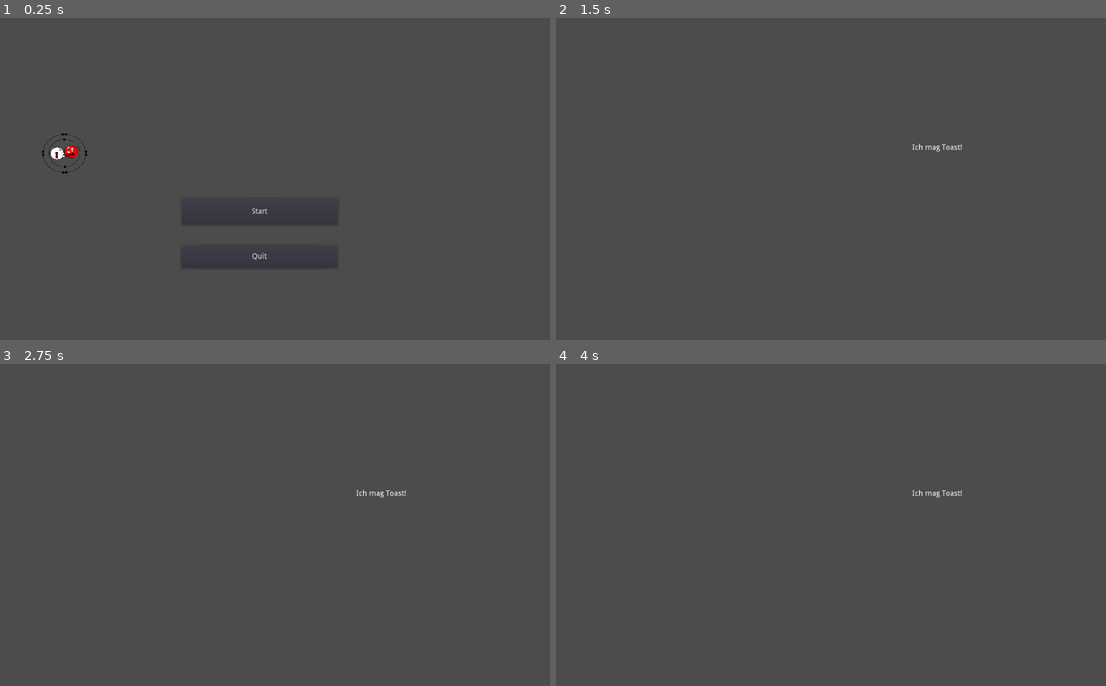
Above: before the commit, frames 1-4 (two rows, left to right).
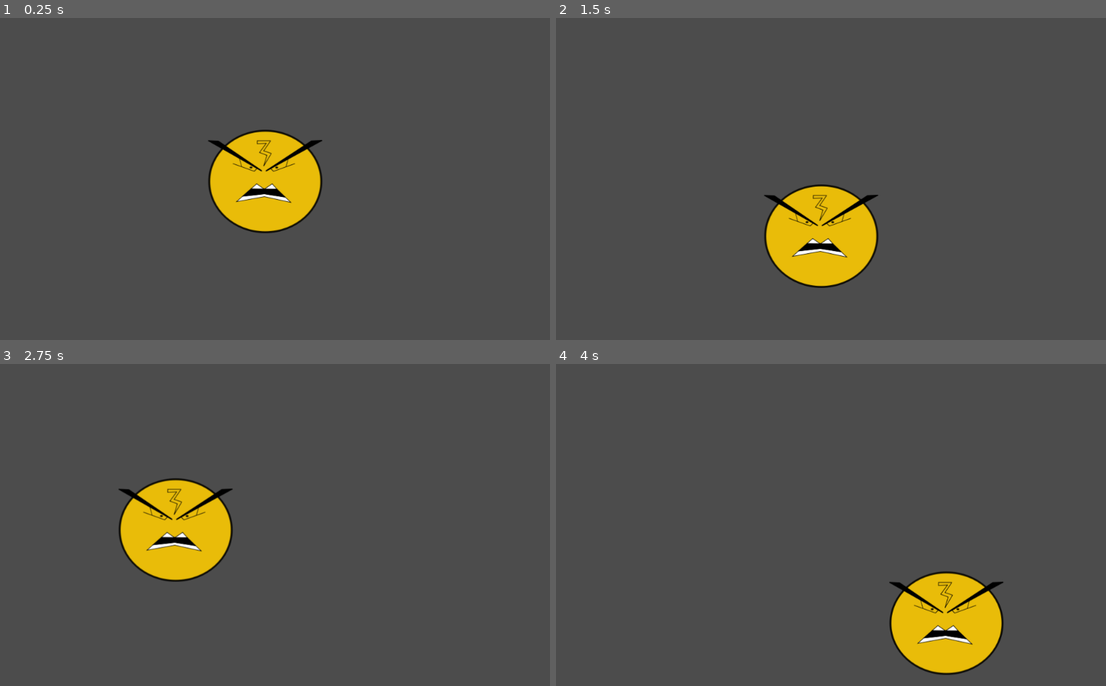
Above: after the commit, the same moments.

Repository: ziegelstein/quantum_leap
Game: Godot game, scene res://Player/PlayerTest.tscn
Same seed, same stepped clock (60 frames per second), same inputs: the game is played once before the commit and once after it. Before the commit the project starts from res://startmenu/Startmenu.tscn.
Inputs (mouse positions are in pixels of both pictures, inside the frame that each line leads up to):
- Up to frame 1 (0.25 s): no input
- Up to frame 2 (1.5 s): click (814, 211) at 0.5 s, where only the run before the commit has a clickable "Start"; move the mouse to (952, 162) at 1.27 s; click (952, 162) at 1.42 s
- Up to frame 3 (2.75 s): drag from (159, 541) to (242, 589) at 2.02 s
- Up to frame 4 (4 s): move the mouse to (886, 454) at 2.77 s; click (886, 454) at 2.92 s; drag from (798, 589) to (660, 476) at 3.52 s

The runs differ from the first frame. In frame 1, 5.6% of the frame differs, in the area x 7-60%, y 34-78%; in frame 2, 5.4%; in frame 3, 5.4%; in frame 4, 5.4%.
Error before the commit: Parse Error: Variable "i" already defined in the scope (at line 32). (res://startmenu/Atom.gd:33)

Commit message:
Added Control Stubs

Diff:
--- /dev/null
+++ b/game/Control/GameControl.gd
@@ -0,0 +1,13 @@
+extends Node
+
+# Declare member variables here. Examples:
+# var a = 2
+# var b = "text"
+
+# Called when the node enters the scene tree for the first time.
+func _ready():
+	pass # Replace with function body.
+
+# Called every frame. 'delta' is the elapsed time since the previous frame.
+#func _process(delta):
+#	pass
--- /dev/null
+++ b/game/Control/SoundControl.gd
@@ -0,0 +1,13 @@
+extends Node
+
+# Declare member variables here. Examples:
+# var a = 2
+# var b = "text"
+
+# Called when the node enters the scene tree for the first time.
+func _ready():
+	pass # Replace with function body.
+
+# Called every frame. 'delta' is the elapsed time since the previous frame.
+#func _process(delta):
+#	pass
--- a/game/project.godot
+++ b/game/project.godot
@@ -16,8 +16,13 @@
 [application]
 
 config/name="Quantum Leap"
-run/main_scene="res://startmenu/Startmenu.tscn"
+run/main_scene="res://Player/PlayerTest.tscn"
 config/icon="res://icon.png"
+
+[autoload]
+
+GameControl="*res://Control/GameControl.gd"
+SoundControl="*res://Control/SoundControl.gd"
 
 [rendering]
 
